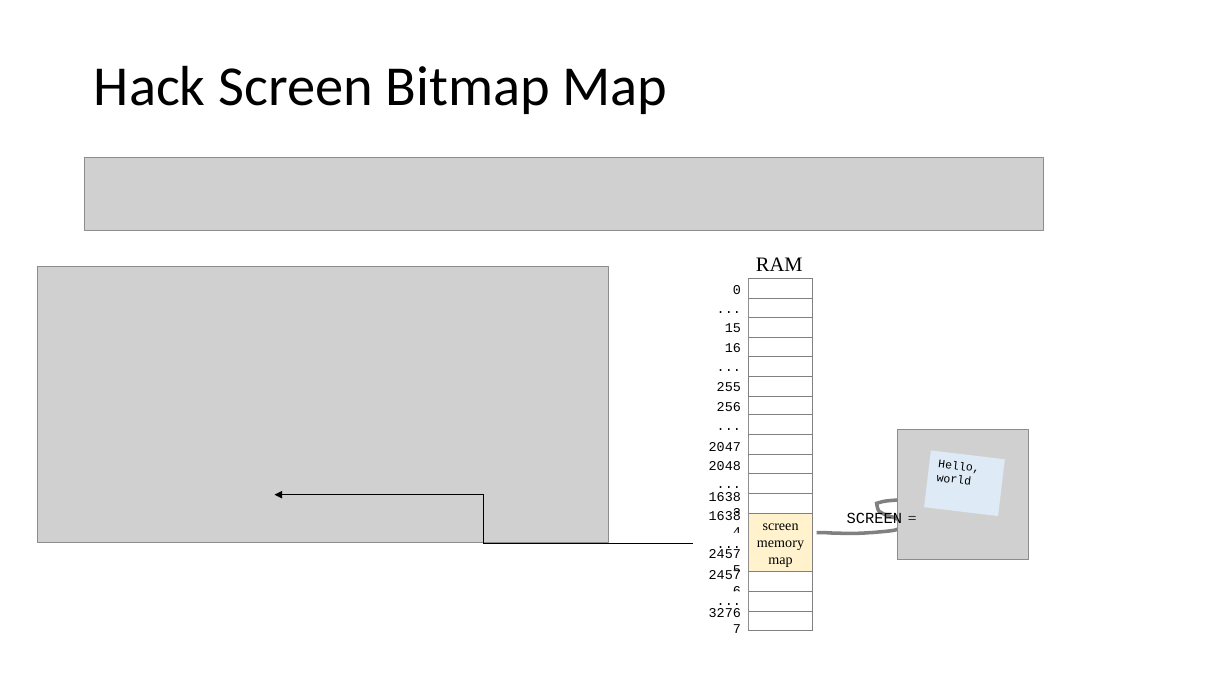
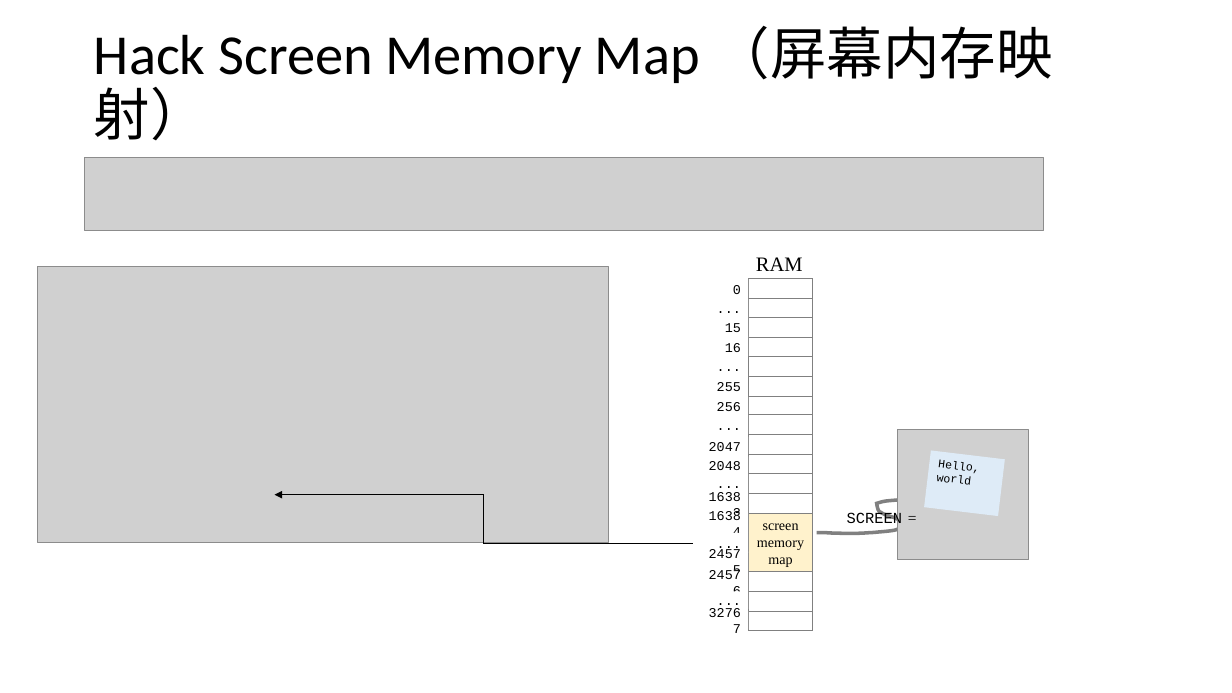
Before and after one commit to vcboy1/Leeds, a slide deck: slide 8 of 26fall/1860/Lecture/Week1.9/Lec 1.9.1 Memory II.pptx. Drawn at 1232x693 pixels with LibreOffice and Linux fonts; fonts in the diff are those of the drawing; grey boxes stand for pictures. Boxes give left, top, right and bottom in pixels: in the first picture for what was removed or moved away, otherwise in the second. Text is boxed around its words. In the diff, an @@ line names an element or a change of style, - is before the commit and + after.

```diff
--- a/26fall/1860/Lecture/Week1.9/Lec 1.9.1 Memory II.pptx
+++ b/26fall/1860/Lecture/Week1.9/Lec 1.9.1 Memory II.pptx
@@ title at (94, 26, 1053, 141): text changed @@
-Hack Screen Bitmap Map
+Hack Screen Memory Map （屏幕内存映射）
```
Also in this commit, not shown: 17 other slides changed, 6 other files.
